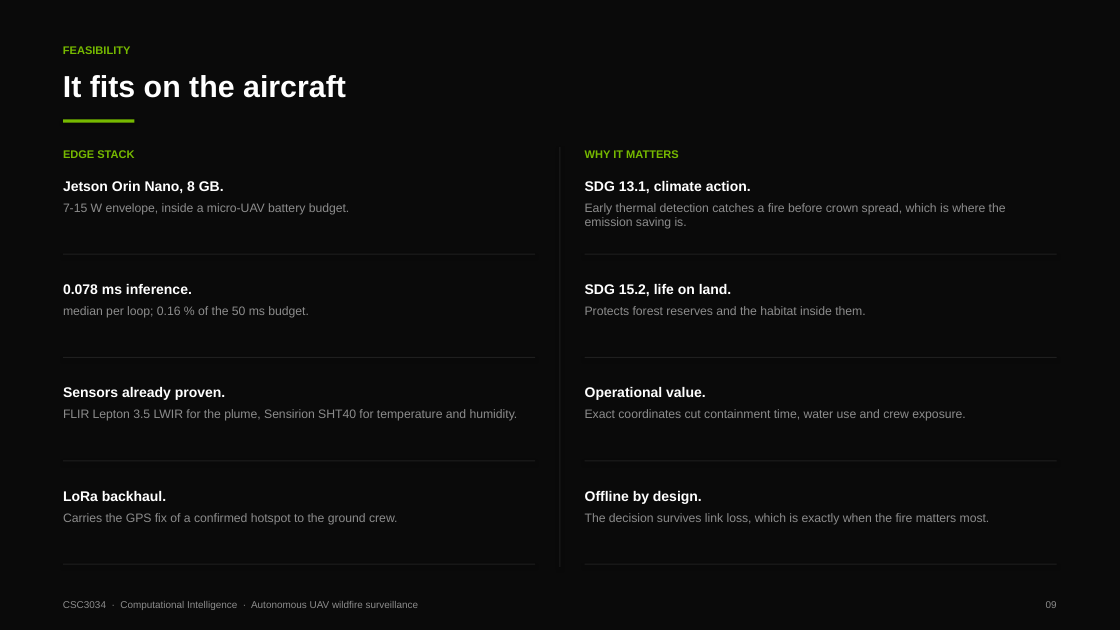
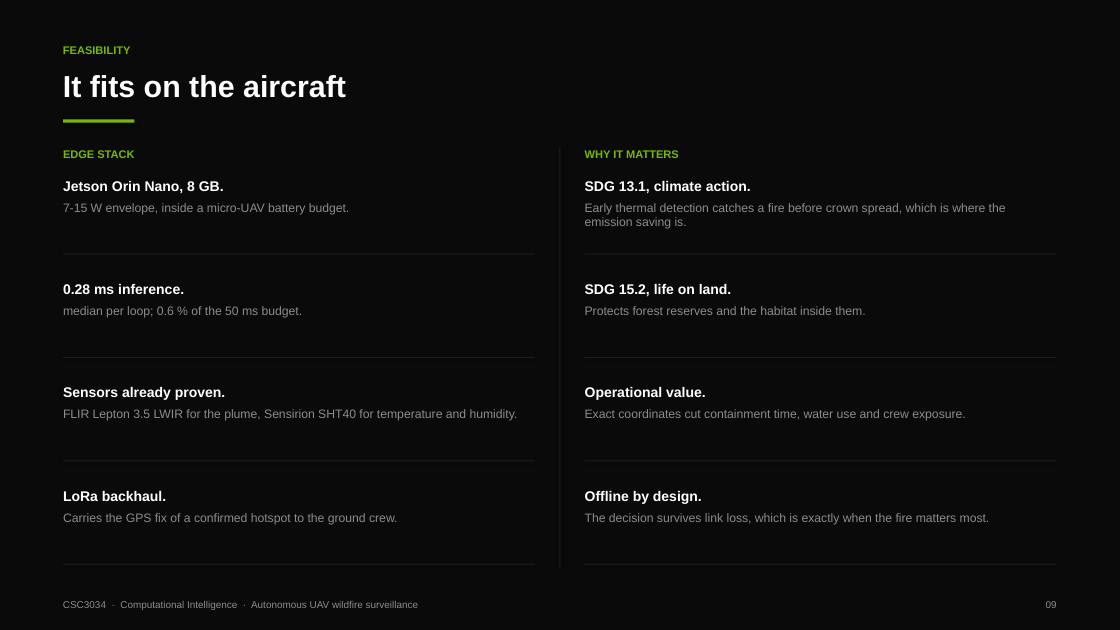
Before and after one commit to 123haiku/csc3034-fuzzy-wildfire-sim, a slide deck: slide 9 of docs/presentation/CSC3034_Presentation_Slides.pptx. Drawn at 1120x630 pixels with LibreOffice and Linux fonts; fonts in the diff are those of the drawing. Boxes give left, top, right and bottom in pixels: in the first picture for what was removed or moved away, otherwise in the second. Text is boxed around its words. In the diff, an @@ line names an element or a change of style, - is before the commit and + after.

```diff
--- a/docs/presentation/CSC3034_Presentation_Slides.pptx
+++ b/docs/presentation/CSC3034_Presentation_Slides.pptx
@@ text at (x1=63, y1=284, x2=184, y2=294): text changed @@
-0.078 ms inference.
+0.28 ms inference.
@@ text at (x1=63, y1=306, x2=303, y2=318): text changed @@
-median per loop; 0.16 % of the 50 ms budget.
+median per loop; 0.6 % of the 50 ms budget.
```
Also in this commit, not shown: 6 other slides changed, 27 other files.
